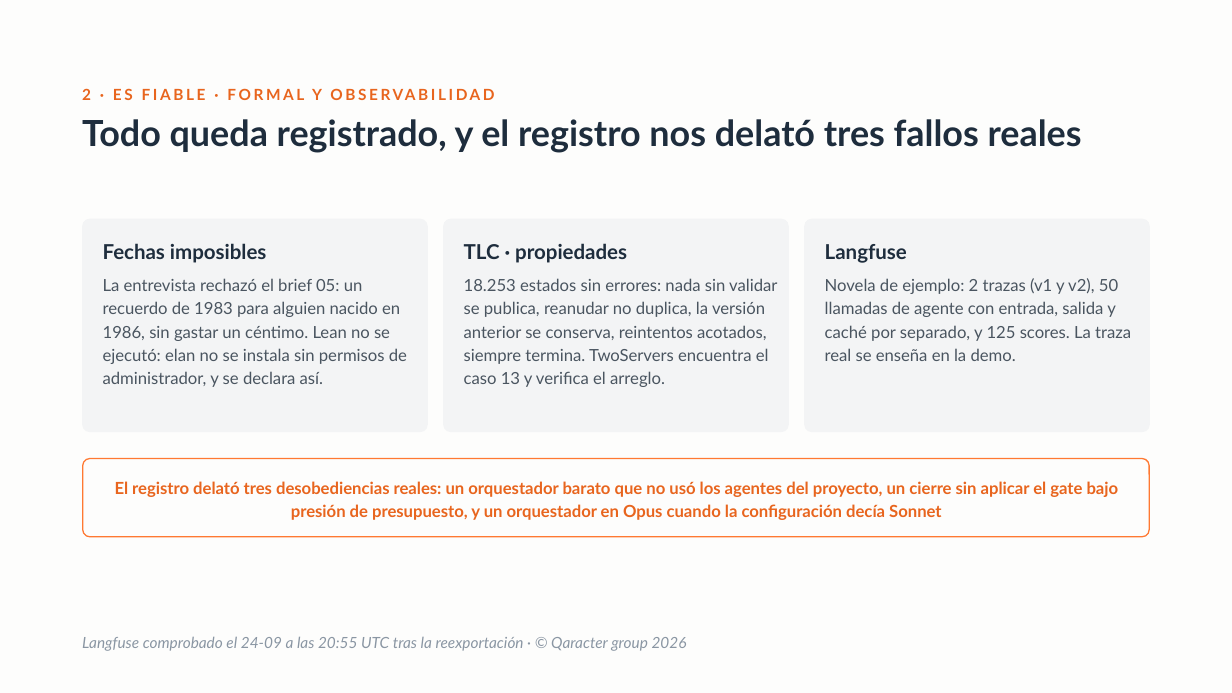
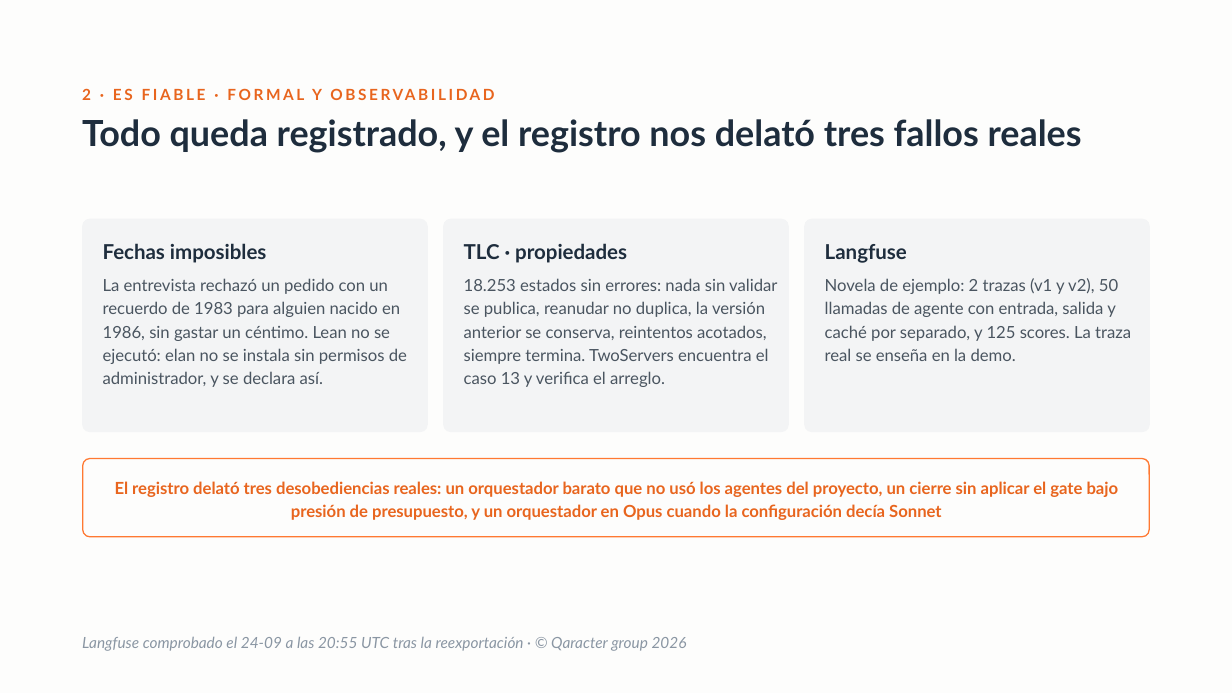
Before and after one commit to davidcalham12/My-story, a slide deck: slide 12 of presentacion/storymaker-deck.pptx (slide 13 before the commit). Drawn at 1232x693 pixels with LibreOffice and Linux fonts; fonts in the diff are those of the drawing. Boxes give left, top, right and bottom in pixels: in the first picture for what was removed or moved away, otherwise in the second. Text is boxed around its words. In the diff, an @@ line names an element or a change of style, - is before the commit and + after.

```diff
--- a/presentacion/storymaker-deck.pptx
+++ b/presentacion/storymaker-deck.pptx
@@ text at <box>103,278,407,387</box>: text changed @@
-La entrevista rechazó el brief 05: un recuerdo de 1983 para alguien nacido en 1986, sin gastar un céntimo. Lean no se ejecutó: elan no se instala sin permisos de administrador, y se declara así.
+La entrevista rechazó un pedido con un recuerdo de 1983 para alguien nacido en 1986, sin gastar un céntimo. Lean no se ejecutó: elan no se instala sin permisos de administrador, y se declara así.
```
Also in this commit, not shown: 2 other slides changed, 1 slide removed.
